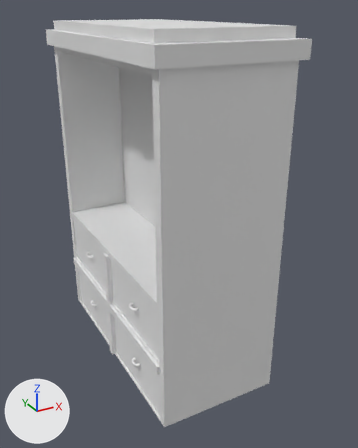
Two versions of the FBX model Assets/Stag_1_map/in/2층/2층 복도/드레스룸/3D/옷장.fbx, one commit apart.
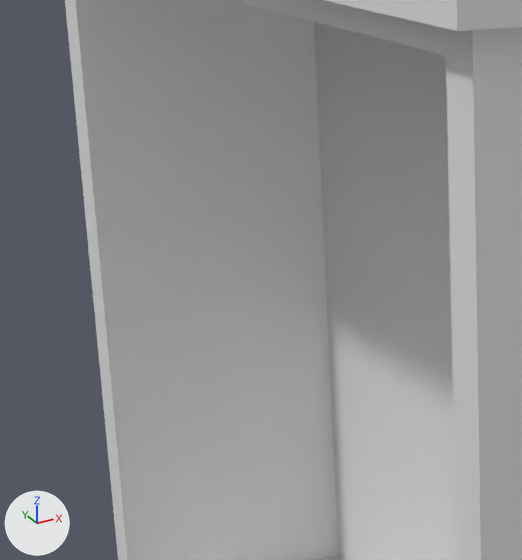
There are two pictures of each version: one whole from a camera (50 mm lens) standing at (10.09, 1.79, 8.17) and looking at (12.06, 5.38, 6.38), one close up on the part from 11% to 48% of the width and 14% to 45% of the height. Arrows for +X, +Y and +Z are at lower left; the lights stay in place. The older version's two pictures come first. Where no turn or scale is listed for an object, it has been applied to the vertices. Vertices at exactly the same position are counted once.

Before the edit, the objects in view are built like this:
```python
me_mesh = bpy.data.meshes.new('Mesh')
me_mesh.from_pydata(...)  # 1129 vertices, 579 faces; spans x -0.34..0.81, y -0.13..2.13, z -2.51..0.45
ob_cylinder007 = bpy.data.objects.new('Cylinder007', me_mesh)
ob_cylinder007.location = (11.716, 4.543, 7.604)
```
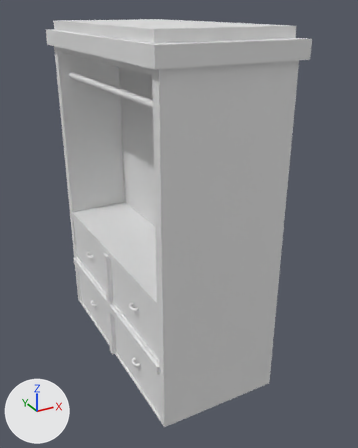
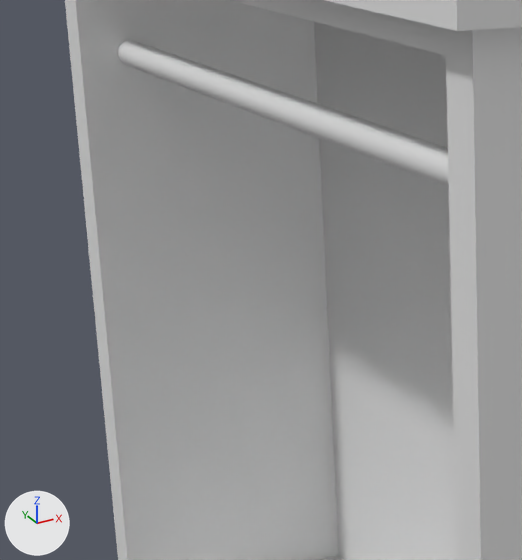
The newer file is also turned or shifted as a whole; pictures and numbers use the older file's frame.

Pixel boxes (x1, y1, x2, y2) of what changed, in the close-ups (522 x 560 px):
part 1 of me_mesh, added
    after: (118, 40, 449, 188)

Patch to the scene script:
```diff
--- a/Assets/Stag_1_map/in/2층/2층 복도/드레스룸/3D/옷장.fbx.py
+++ b/Assets/Stag_1_map/in/2층/2층 복도/드레스룸/3D/옷장.fbx.py
@@ me_mesh @@
 # used by ob_cylinder007; location = (11.716, 4.543, 7.604)
-me_mesh.from_pydata(...)  # 1129 vertices, 579 faces; spans x -0.34..0.81, y -0.13..2.13, z -2.51..0.45
+me_mesh.from_pydata(...)  # 797 vertices, 669 faces; spans x -0.34..0.81, y -0.13..2.13, z -2.51..0.45
+# me_mesh part 1: a new loose piece of 108 vertices spanning x -0.2..-0.14, y -0.02..2.02, z -0.06..0.0
+# other edits to the shape of me_mesh do not show in these pictures
```
